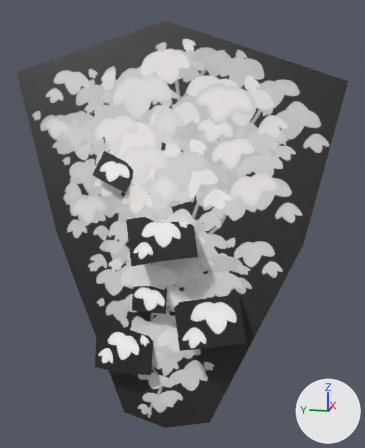
An edit to the FBX model Assets/_Meshes/Environment/Foliage/VinesWall.fbx, drawn before and after from the same camera.
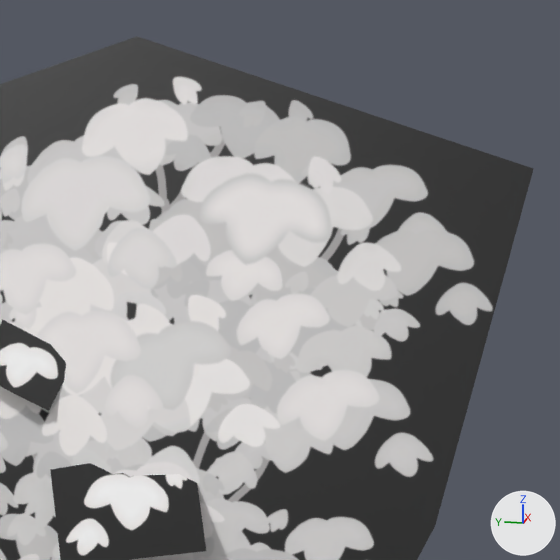
Each version is shown whole from a 50 mm lens placed at (-4.67, -1.08, 3.27), pointed at (-0.11, -0.17, 2.13), then close up on the part from 28% to 99% of the width and 1% to 58% of the height. Lighting does not change. The marker at lower right points along +X, +Y and +Z. Where no turn or scale is listed for an object, it has been applied to the vertices.
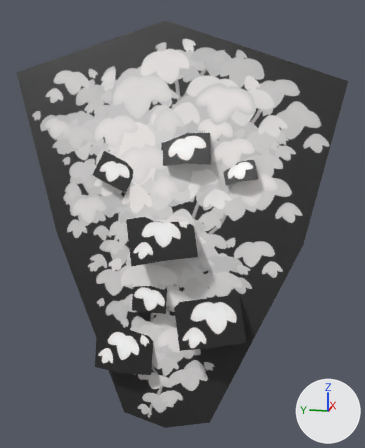
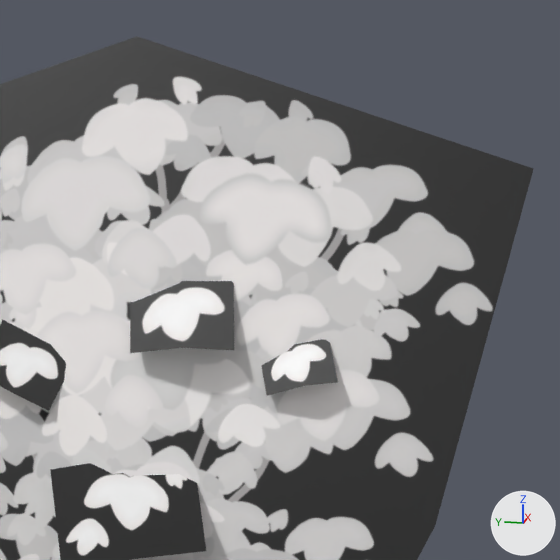
The change in detail:
me_plane_232 has 39 vertices, 14 faces and spans x -0.38..0.0, y -1.59..1.48, z -0.05..3.95.
me_plane_232 is used by ob_plane_756; location (0.0, 0.0, 0.0).
me_plane_232 part 1: the loose piece of 6 vertices spanning x -0.22..-0.11, y 0.25..0.69, z 2.42..2.8 is copied, and the copy is multiplied about its middle by the matrix ((1.181, -0.239, 0.113), (0.158, 1.052, 0.577), (-0.212, -0.549, 1.057)), then moved by (0.03, -0.68, 0.23); it spans x -0.23..-0.03, y -0.44..0.02, z 2.68..2.99.
me_plane_232 part 2: the loose piece of 6 vertices spanning x -0.38..-0.09, y -0.35..0.36, z 1.75..2.27 is copied, and the copy is scaled about its middle by (0.507, 0.477, 0.468), then moved by (0.18, -0.7, 0.62); it spans x -0.13..0.02, y -0.86..-0.52, z 2.51..2.76.

Changed parts and their boxes (x1, y1, x2, y2) in the close-ups (560 x 560 px):
part 1 of me_plane_232, added: after (130, 281, 234, 353)
part 2 of me_plane_232, added: after (261, 339, 338, 396)
